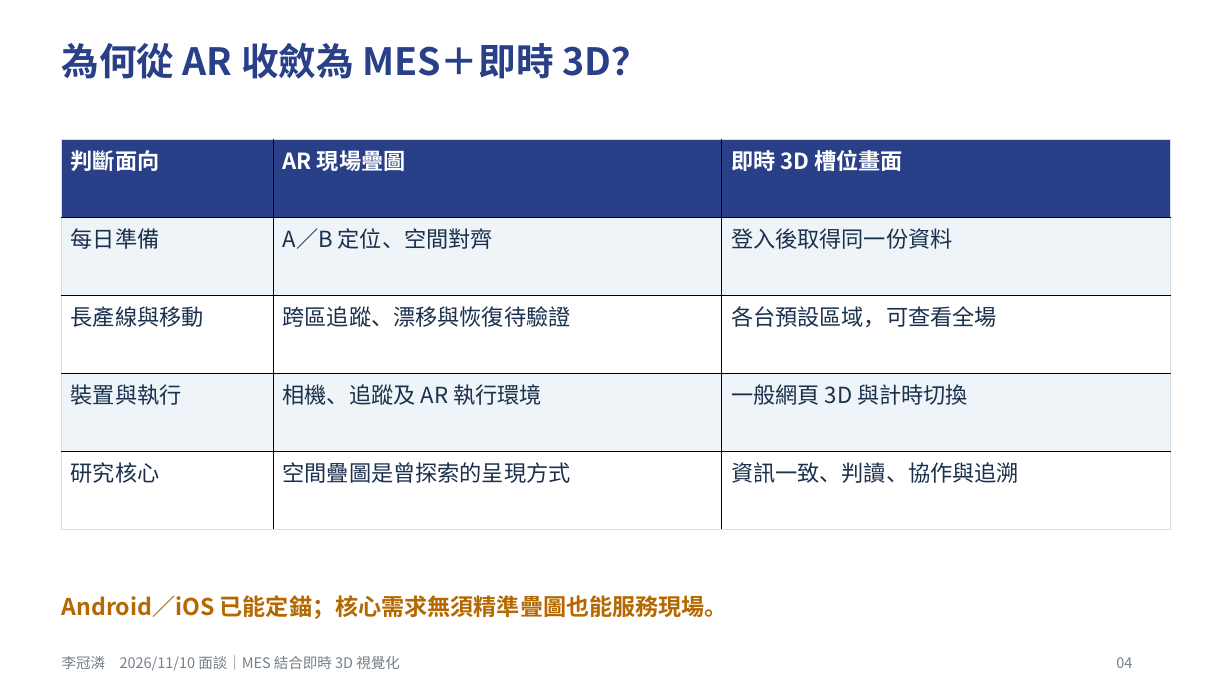
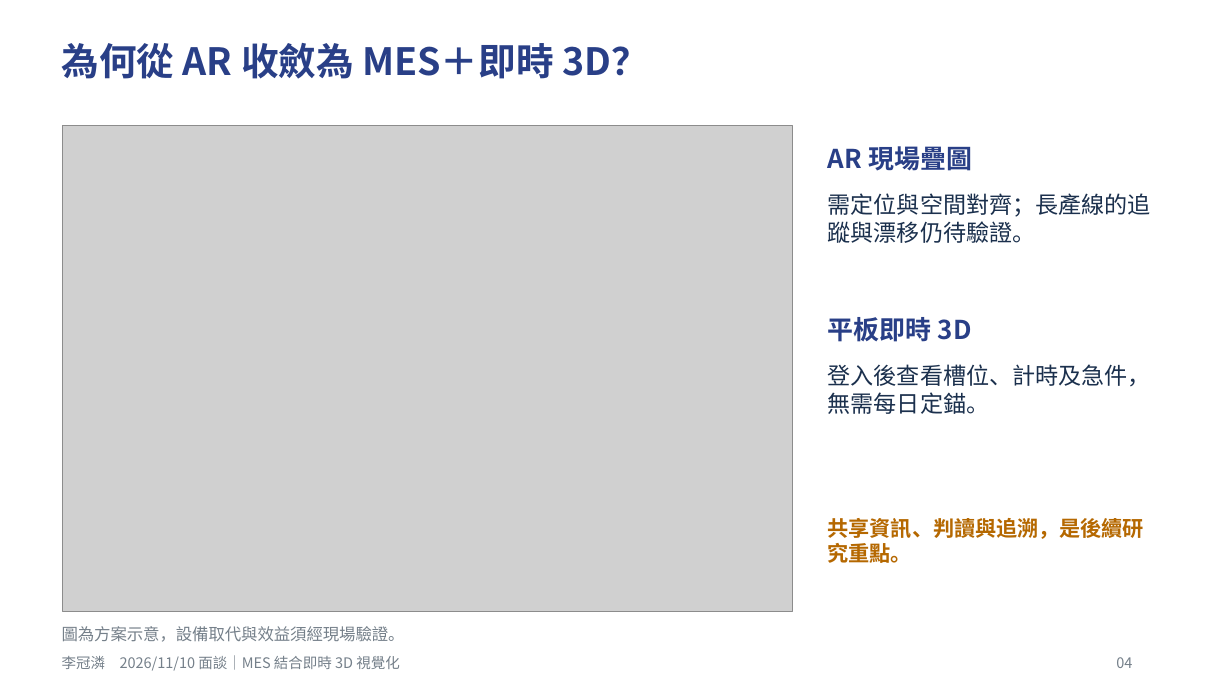
Before and after one commit to vannessiii2/report2, a slide deck: slide 4 of ppt/MES洗入洗出與天車AR_1110面談版.pptx. Drawn at 1232x693 pixels with LibreOffice and Linux fonts; fonts in the diff are those of the drawing; grey boxes stand for pictures. Boxes give left, top, right and bottom in pixels: in the first picture for what was removed or moved away, otherwise in the second. Text is boxed around its words. In the diff, an @@ line names an element or a change of style, - is before the commit and + after.

```diff
--- a/ppt/MES洗入洗出與天車AR_1110面談版.pptx
+++ b/ppt/MES洗入洗出與天車AR_1110面談版.pptx
@@ table removed at bbox=[62, 140, 1170, 530], 5 rows, 3 columns @@
-判斷面向 | AR 現場疊圖 | 即時 3D 槽位畫面
-每日準備 | A／B 定位、空間對齊 | 登入後取得同一份資料
-長產線與移動 | 跨區追蹤、漂移與恢復待驗證 | 各台預設區域，可查看全場
-裝置與執行 | 相機、追蹤及 AR 執行環境 | 一般網頁 3D 與計時切換
-研究核心 | 空間疊圖是曾探索的呈現方式 | 資訊一致、判讀、協作與追溯
@@ picture added at bbox=[63, 125, 792, 611] @@
@@ text added at bbox=[828, 146, 972, 170], 20.2 pt, text #293F87, bold @@
+AR 現場疊圖
@@ text added at bbox=[828, 193, 1151, 243], 18 pt, text #1B304D @@
+需定位與空間對齊；長產線的追蹤與漂移仍待驗證。
@@ text added at bbox=[828, 317, 972, 342], 20.2 pt, text #293F87, bold @@
+平板即時 3D
@@ text added at bbox=[828, 364, 1151, 414], 18 pt, text #1B304D @@
+登入後查看槽位、計時及急件，無需每日定錨。
@@ text added at bbox=[828, 518, 1144, 563], 16.5 pt, text #B56800, bold @@
+共享資訊、判讀與追溯，是後續研究重點。
@@ text removed at bbox=[62, 595, 728, 619] @@
-Android／iOS 已能定錨；核心需求無須精準疊圖也能服務現場。
@@ text added at bbox=[62, 626, 405, 642], 12.8 pt, text #75808A @@
+圖為方案示意，設備取代與效益須經現場驗證。
```
Also in this commit, not shown: 1 other file.
